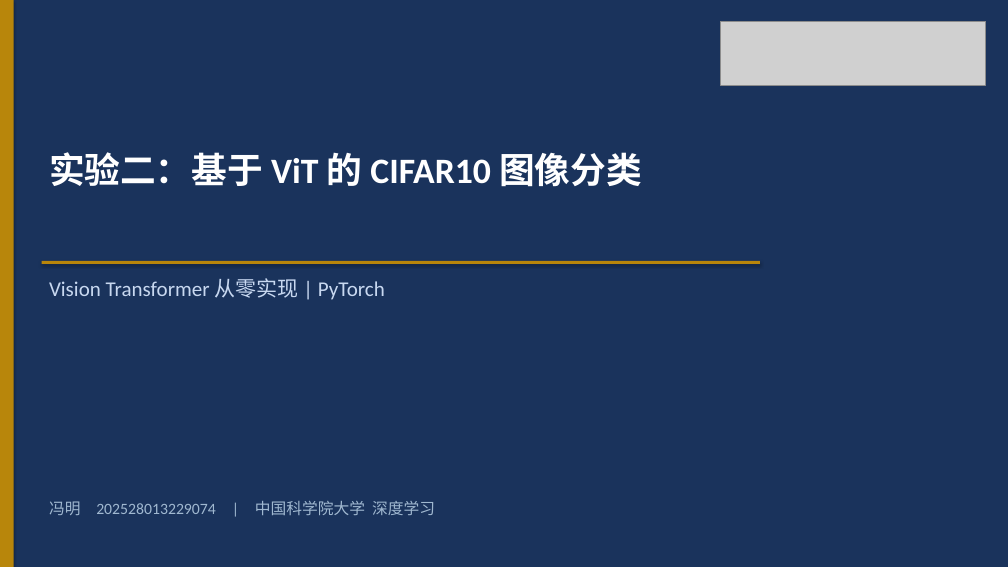
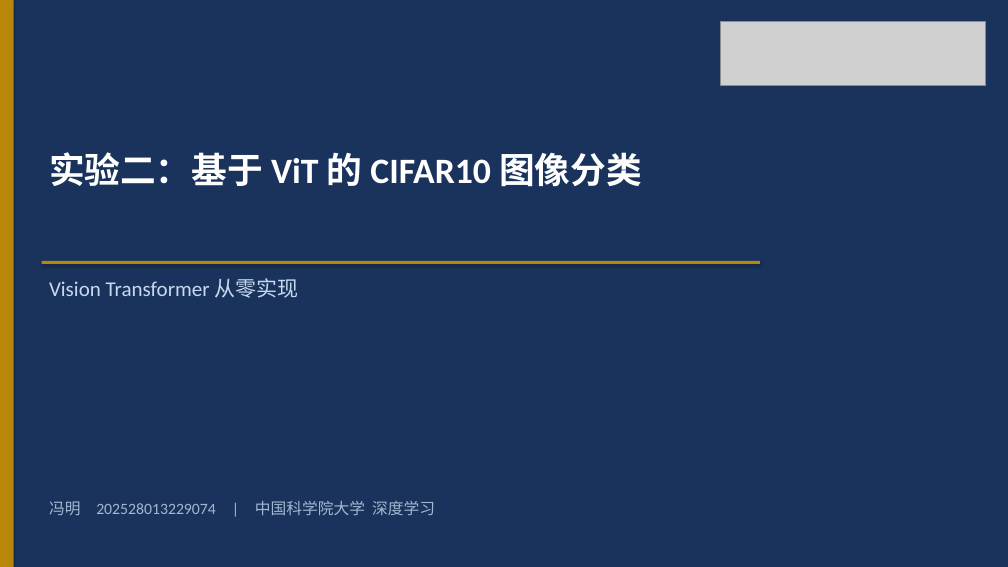
Before and after one commit to WevYang/deep_learning_task, a slide deck: slide 1 of reports/exp2_vit_cifar10.pptx. Drawn at 1008x567 pixels with LibreOffice and Linux fonts; fonts in the diff are those of the drawing; grey boxes stand for pictures. Boxes give left, top, right and bottom in pixels: in the first picture for what was removed or moved away, otherwise in the second. Text is boxed around its words. In the diff, an @@ line names an element or a change of style, - is before the commit and + after.

```diff
--- a/reports/exp2_vit_cifar10.pptx
+++ b/reports/exp2_vit_cifar10.pptx
@@ text at [49, 278, 299, 298]: text changed @@
-Vision Transformer 从零实现 | PyTorch
+Vision Transformer 从零实现
```
Also in this commit, not shown: 38 other files.
